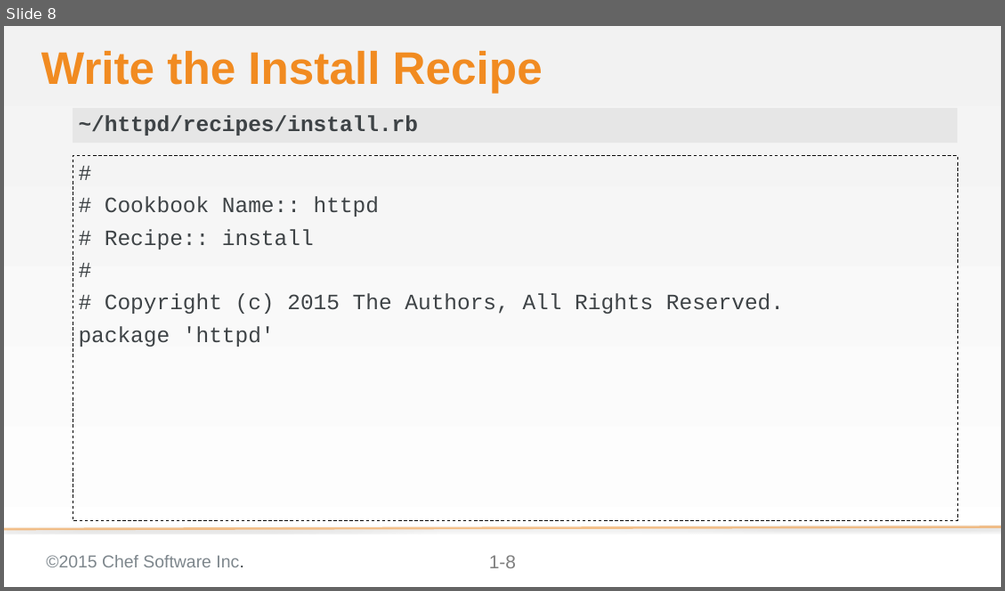
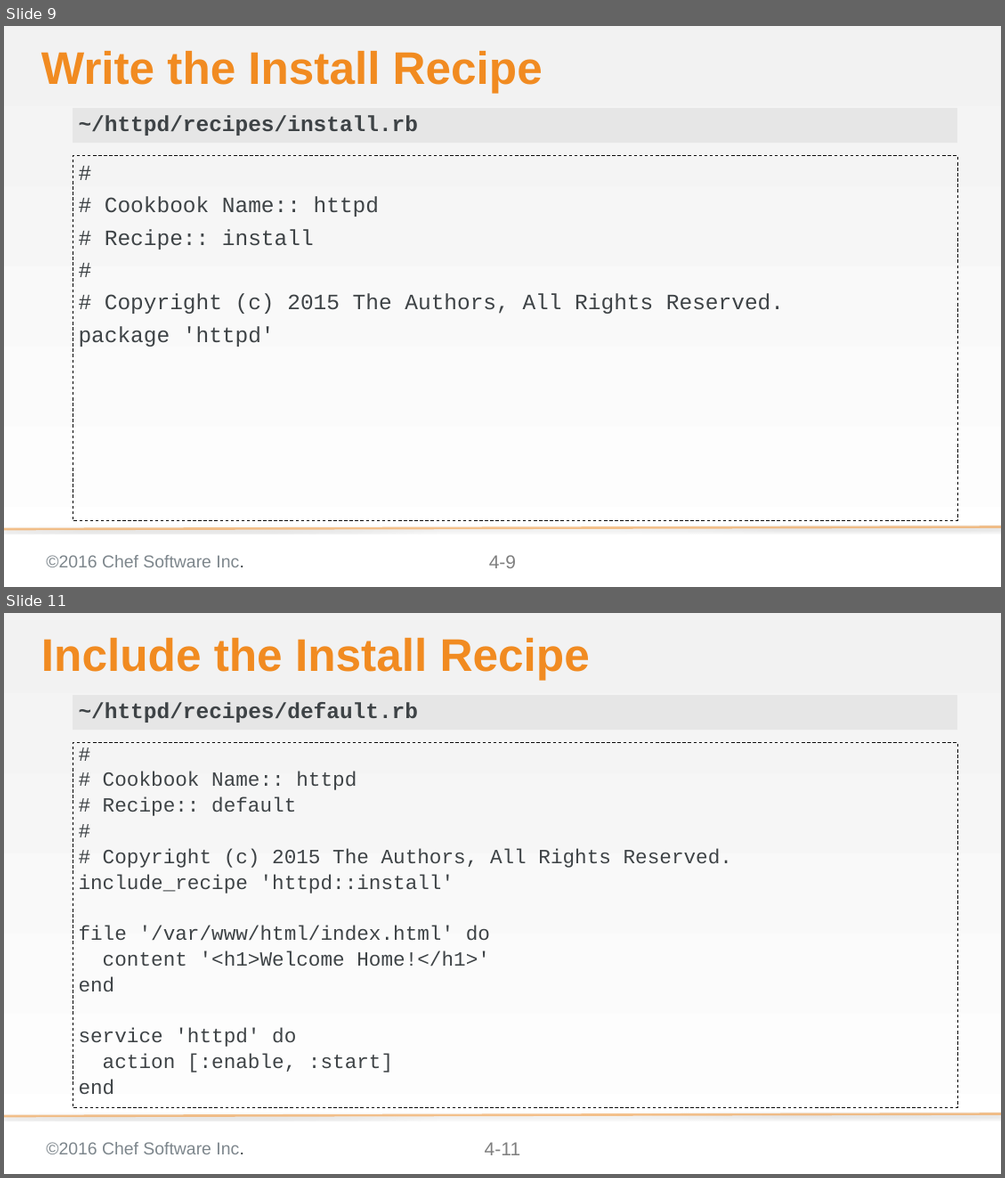
Before and after one commit to chef-training/test_driven_cookbook_development, a slide deck: 04-refactoring_cookbooks_with_tests.pptx. Shown one above the other, each under a label of ours: slide 8 before the commit, slides 9 and 11 after it; the slides between them are not shown. The pictures are 1005x591 and 1005x1178 pixels, drawn with LibreOffice and Linux fonts; fonts in the diff are those of the drawing; background and template pictures are left out. Boxes give left, top, right and bottom in pixels: in the first picture for what was removed or moved away, otherwise in the second. Text is boxed around its words. In the diff, an @@ line names an element or a change of style, - is before the commit and + after.

Commit message:
Add Concept slides to 04 Refactoring Cookbooks with Tests
Adds slides that explain more details about converge & verify and test
Adds slides that explain kitchen destroy and kitchen test

```diff
--- a/04-refactoring_cookbooks_with_tests.pptx
+++ b/04-refactoring_cookbooks_with_tests.pptx
@@ slide 11 added at [4, 613, 1001, 1174], background gradient #F2F2F2 to #FFFFFF; not listed: 3 template elements that a slide beside it also shows @@
@@ title added at [41, 637, 590, 680], 58.7 pt, text #F18B21, bold @@
+Include the Install Recipe
@@ text added at [73, 695, 957, 730], fill #D9D9D9 at 50% opacity, 28 pt, text #3E4346, bold @@
+~/httpd/recipes/default.rb
@@ text added at [73, 743, 957, 1108], outline #000000 1 pt dashed, 25.9 pt, text #3E4346 @@
+#
+# Cookbook Name:: httpd
+# Recipe:: default
+#
+# Copyright (c) 2015 The Authors, All Rights Reserved.
+include_recipe 'httpd::install'
+file '/var/www/html/index.html' do
+content '<h1>Welcome Home!</h1>'
+end
+service 'httpd' do
+action [:enable, :start]
+end
@@ what was slide 8 is now slide 9 @@
@@ slide 9 changed as well @@
@@ text at [46, 555, 244, 567]: text changed @@
-©2015 Chef Software Inc.
+©2016 Chef Software Inc.
@@ page number at [489, 555, 516, 568]: text changed @@
-1-8
+4-9
```
Also in this commit, not shown: 26 other slides changed, 19 other slides added, 1 slide removed.
